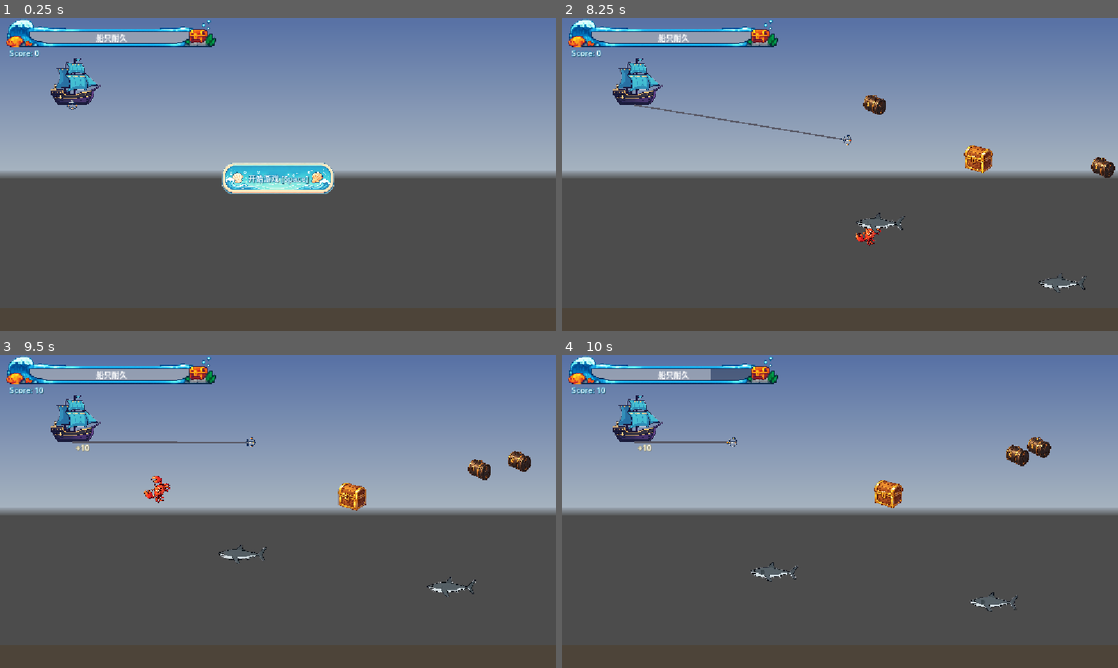
Above: before the commit, frames 1-4 (two rows, left to right).
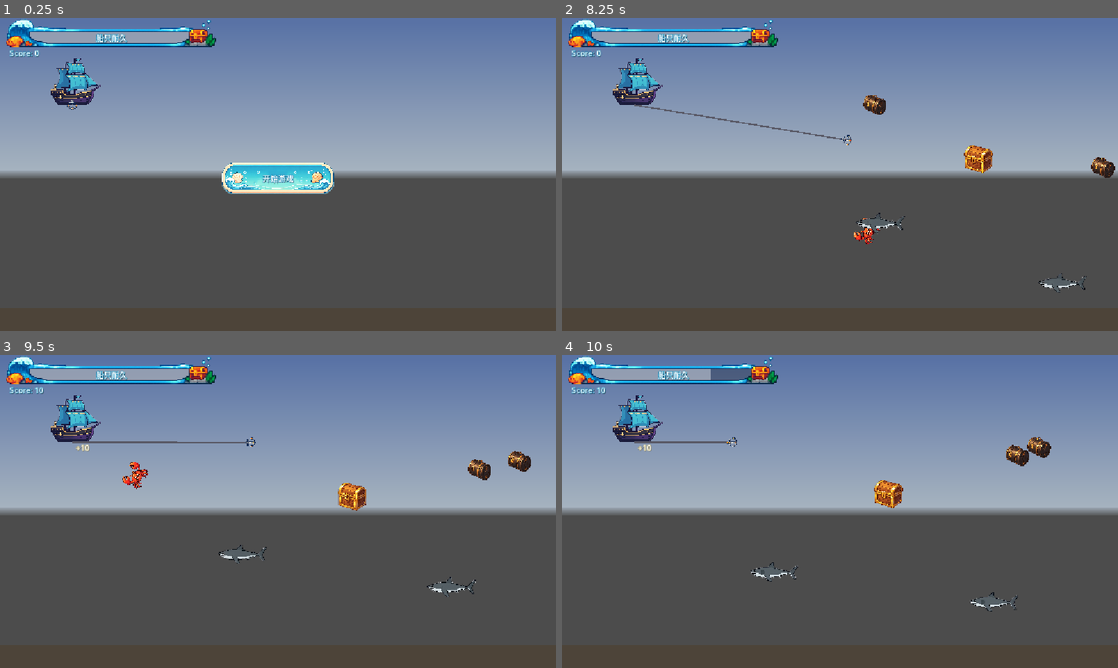
Above: after the commit, the same moments.

Repository: hysonger/anchor-loot
Game: Godot game, scene res://scenes/main.tscn
Two runs of this game, one before a commit and one after it. Both use one fixed random seed, a clock stepped at 60 frames per second and the inputs below. A sky picture missing from this copy of the repository is replaced by a grey-blue gradient.
Inputs (mouse positions are in pixels of both pictures, inside the frame that each line leads up to):
- Up to frame 1 (0.25 s): no input
- Up to frame 2 (8.25 s): click "开始游戏 [Space]" (after the commit: "开始游戏") at 0.5 s; tap Enter at 1.25 s; move the mouse to (962, 158) at 1.27 s; tap Space at 1.35, 1.52, 1.82, 2.1, 2.27, 2.57, 2.85, 3.6, 3.77, 4.07, 4.35, 4.52, 4.82, 5.1, 5.27, 5.57, 5.85, 6.6, 6.77, 7.07, 7.35, 7.52, 7.82, 8.1 s; click (962, 158) at 1.42 s; move the mouse to (728, 190) at 2.02 s; click (728, 190) at 2.17 s; move the mouse to (895, 105) at 2.77 s; click (895, 105) at 2.92 s; move the mouse to (812, 237) at 3.52 s; click (812, 237) at 3.67 s; move the mouse to (1006, 221) at 4.27 s; click (1006, 221) at 4.42 s; move the mouse to (673, 127) at 5.02 s; click (673, 127) at 5.17 s; move the mouse to (867, 174) at 5.77 s; click (867, 174) at 5.92 s; move the mouse to (756, 96) at 6.52 s; click (756, 96) at 6.67 s; move the mouse to (962, 158) at 7.27 s; click (962, 158) at 7.42 s; move the mouse to (728, 190) at 8.02 s; click (728, 190) at 8.17 s
- Up to frame 3 (9.5 s): tap Space at 8.27, 8.57, 8.85 s; move the mouse to (333, 442) at 8.77 s; click (333, 442) at 8.92 s
- Up to frame 4 (10 s): move the mouse to (812, 574) at 9.52 s; tap Space at 9.6, 9.77 s; click (812, 574) at 9.67 s

The runs differ from the first frame. In frame 1, 0.7% of the frame differs, in the area x 17-61%, y 4-57%; in frame 2, 0.3%; in frame 3, 0.5%; in frame 4, 0.1%.

Commit message:
更新游戏配置和贴图，拆分耐久条和开始游戏按钮场景，调整导出设置

Diff:
--- a/autoload/game.gd
+++ b/autoload/game.gd
@@ -47,7 +47,7 @@
 
 # ---- 攻击性鱼（AggressiveFish）----
 const AGGRO_DETECT_DIST   := 576.0
-const AGGRO_WINDUP_TIME   := 0.5
+const AGGRO_WINDUP_TIME   := 0.3
 const AGGRO_CHARGE_SPEED  := 320.0
 
 # ---- 宝藏（TreasureItem）----
--- a/project.godot
+++ b/project.godot
@@ -20,4 +20,9 @@
 
 [display]
 
+window/size/mode=2
 window/stretch/mode="canvas_items"
+
+[rendering]
+
+textures/vram_compression/import_etc2_astc=true
--- /dev/null
+++ b/scenes/durability_bar.tscn
@@ -0,0 +1,36 @@
+[gd_scene format=3 uid="uid://db85i404obyh2"]
+
+[ext_resource type="Theme" uid="uid://8b67ulv0qfx4" path="res://res/theme.tres" id="1_oha63"]
+[ext_resource type="LabelSettings" uid="uid://5qitupxm71og" path="res://res/label_settings.tres" id="2_r73nu"]
+[ext_resource type="Texture2D" uid="uid://cfd8axwpwx8dn" path="res://res/ui_hp_bar_bg_clip.png" id="3_avcw0"]
+
+[node name="DurabilityBar" type="ProgressBar" unique_id=462928597]
+offset_left = 57.0
+offset_top = 24.0
+offset_right = 391.0
+offset_bottom = 56.0
+mouse_filter = 2
+theme = ExtResource("1_oha63")
+value = 100.0
+show_percentage = false
+metadata/_edit_group_ = true
+
+[node name="Label" type="Label" parent="." unique_id=1302844358]
+layout_mode = 0
+offset_left = 15.0
+offset_right = 334.0
+offset_bottom = 34.0
+text = "船只耐久"
+label_settings = ExtResource("2_r73nu")
+horizontal_alignment = 1
+vertical_alignment = 1
+
+[node name="TextureRect" type="TextureRect" parent="." unique_id=1555534079]
+layout_mode = 0
+offset_left = -45.0
+offset_top = -22.0
+offset_right = 395.0
+offset_bottom = 42.0
+texture = ExtResource("3_avcw0")
+expand_mode = 2
+stretch_mode = 4
--- /dev/null
+++ b/scenes/hud.tscn
@@ -0,0 +1,39 @@
+[gd_scene format=3 uid="uid://c1yf5nxnjn48i"]
+
+[ext_resource type="PackedScene" uid="uid://db85i404obyh2" path="res://scenes/durability_bar.tscn" id="1_6fi6k"]
+[ext_resource type="Theme" uid="uid://8b67ulv0qfx4" path="res://res/theme.tres" id="2_uo2fv"]
+[ext_resource type="LabelSettings" uid="uid://5qitupxm71og" path="res://res/label_settings.tres" id="3_047uy"]
+[ext_resource type="PackedScene" uid="uid://bwy41l7d5yweb" path="res://scenes/start_button.tscn" id="4_5pdws"]
+
+[sub_resource type="LabelSettings" id="LabelSettings_85g3d"]
+font_size = 20
+outline_size = 4
+outline_color = Color(1.0588765e-06, 0.51909167, 0.7248655, 1)
+shadow_color = Color(0, 0, 0, 0.627451)
+
+[node name="HUD" type="CanvasLayer" unique_id=232882309]
+
+[node name="DurabilityBar" parent="." unique_id=462928597 instance=ExtResource("1_6fi6k")]
+
+[node name="ScoreLabel" type="Label" parent="." unique_id=1281524965]
+offset_left = 20.0
+offset_top = 61.0
+offset_right = 164.0
+offset_bottom = 85.0
+theme = ExtResource("2_uo2fv")
+text = "Score: 0"
+label_settings = ExtResource("3_047uy")
+vertical_alignment = 1
+
+[node name="MessageLabel" type="Label" parent="." unique_id=1311280828]
+offset_left = 475.0
+offset_top = 24.0
+offset_right = 1128.0
+offset_bottom = 64.0
+theme = ExtResource("2_uo2fv")
+text = "Anchor Loot"
+label_settings = SubResource("LabelSettings_85g3d")
+horizontal_alignment = 2
+vertical_alignment = 1
+
+[node name="StartButton" parent="." unique_id=494559653 instance=ExtResource("4_5pdws")]
--- a/scenes/main.tscn
+++ b/scenes/main.tscn
@@ -5,23 +5,7 @@
 [ext_resource type="Texture2D" uid="uid://dcfpbfbecv41o" path="res://res/bg_sky_sea2.png" id="2_tbgi4"]
 [ext_resource type="PackedScene" uid="uid://ddcku5q6ntjgr" path="res://scenes/ship.tscn" id="3_ship"]
 [ext_resource type="PackedScene" uid="uid://2nd43pddcdlb" path="res://scenes/anchor.tscn" id="4_anchor"]
-[ext_resource type="Texture2D" uid="uid://cfd8axwpwx8dn" path="res://res/ui_hp_bar_bg_clip.png" id="6_o6xl0"]
-[ext_resource type="Texture2D" uid="uid://cmx58ve2gj8p2" path="res://res/ui_btn_start_v2.png" id="6_tefeu"]
-[ext_resource type="Theme" uid="uid://8b67ulv0qfx4" path="res://res/theme.tres" id="6_tipki"]
-[ext_resource type="LabelSettings" uid="uid://5qitupxm71og" path="res://res/label_settings.tres" id="8_85g3d"]
-
-[sub_resource type="LabelSettings" id="LabelSettings_85g3d"]
-font_size = 20
-outline_size = 4
-outline_color = Color(1.0588765e-06, 0.51909167, 0.7248655, 1)
-shadow_color = Color(0, 0, 0, 0.627451)
-
-[sub_resource type="StyleBoxFlat" id="StyleBoxFlat_capsule"]
-bg_color = Color(0, 0, 0, 0.25)
-corner_radius_top_left = 28
-corner_radius_top_right = 28
-corner_radius_bottom_right = 28
-corner_radius_bottom_left = 28
+[ext_resource type="PackedScene" uid="uid://c1yf5nxnjn48i" path="res://scenes/hud.tscn" id="6_tefeu"]
 
 [node name="Main" type="Node2D" unique_id=854110732]
 script = ExtResource("1_main")
@@ -61,87 +45,12 @@
 
 [node name="Anchor" parent="." unique_id=1422301387 instance=ExtResource("4_anchor")]
 
-[node name="HUD" type="CanvasLayer" parent="." unique_id=455058947]
-
-[node name="DurabilityBar" type="ProgressBar" parent="HUD" unique_id=1228440353]
-offset_left = 57.0
-offset_top = 24.0
-offset_right = 391.0
-offset_bottom = 56.0
-mouse_filter = 2
-theme = ExtResource("6_tipki")
-value = 100.0
-show_percentage = false
-metadata/_edit_group_ = true
-
-[node name="Label" type="Label" parent="HUD/DurabilityBar" unique_id=607858717]
-layout_mode = 0
-offset_left = 15.0
-offset_right = 334.0
-offset_bottom = 34.0
-text = "船只耐久"
-horizontal_alignment = 1
-vertical_alignment = 1
-
-[node name="TextureRect" type="TextureRect" parent="HUD/DurabilityBar" unique_id=674978045]
-layout_mode = 0
-offset_left = -45.0
-offset_top = -22.0
-offset_right = 395.0
-offset_bottom = 42.0
-texture = ExtResource("6_o6xl0")
-expand_mode = 2
-stretch_mode = 4
-
-[node name="ScoreLabel" type="Label" parent="HUD" unique_id=707131598]
-offset_left = 20.0
-offset_top = 61.0
-offset_right = 164.0
-offset_bottom = 85.0
-theme = ExtResource("6_tipki")
-text = "Score: 0"
-label_settings = ExtResource("8_85g3d")
-vertical_alignment = 1
-
-[node name="MessageLabel" type="Label" parent="HUD" unique_id=227147785]
-offset_left = 475.0
-offset_top = 24.0
-offset_right = 1128.0
-offset_bottom = 64.0
-theme = ExtResource("6_tipki")
-text = "Anchor Loot"
-label_settings = SubResource("LabelSettings_85g3d")
-horizontal_alignment = 2
-vertical_alignment = 1
-
-[node name="StartButton" type="TextureButton" parent="HUD" unique_id=1352448102]
-offset_left = 460.0
-offset_top = 300.0
-offset_right = 692.0
-offset_bottom = 365.0
-texture_normal = ExtResource("6_tefeu")
-ignore_texture_size = true
-stretch_mode = 5
-
-[node name="StartBtnLabel" type="Label" parent="HUD/StartButton" unique_id=523573199]
-layout_mode = 0
-offset_right = 232.0
-offset_bottom = 65.0
-theme = ExtResource("6_tipki")
-text = "开始游戏 [Space]"
-label_settings = ExtResource("8_85g3d")
-horizontal_alignment = 1
-vertical_alignment = 1
-
-[node name="HoverOverlay" type="Panel" parent="HUD/StartButton" unique_id=-1153374643]
-layout_mode = 0
-offset_right = 232.0
-offset_bottom = 65.0
-mouse_filter = 2
-theme_override_styles/panel = SubResource("StyleBoxFlat_capsule")
+[node name="HUD" parent="." unique_id=232882309 instance=ExtResource("6_tefeu")]
 
 [node name="TipCleanTimer" type="Timer" parent="." unique_id=1657589178]
 wait_time = 5.0
 one_shot = true
 
 [connection signal="timeout" from="TipCleanTimer" to="." method="_on_timer_timeout"]
+
+[editable path="HUD"]
--- /dev/null
+++ b/scenes/start_button.tscn
@@ -0,0 +1,45 @@
+[gd_scene format=3 uid="uid://bwy41l7d5yweb"]
+
+[ext_resource type="Texture2D" uid="uid://cmx58ve2gj8p2" path="res://res/ui_btn_start_v2.png" id="1_jbgbd"]
+[ext_resource type="Theme" uid="uid://8b67ulv0qfx4" path="res://res/theme.tres" id="2_g46ki"]
+[ext_resource type="LabelSettings" uid="uid://5qitupxm71og" path="res://res/label_settings.tres" id="3_ynksu"]
+
+[sub_resource type="InputEventAction" id="InputEventAction_jbgbd"]
+action = &"ui_accept"
+
+[sub_resource type="Shortcut" id="Shortcut_g46ki"]
+events = [SubResource("InputEventAction_jbgbd")]
+
+[sub_resource type="StyleBoxFlat" id="StyleBoxFlat_capsule"]
+bg_color = Color(0, 0, 0, 0.25)
+corner_radius_top_left = 28
+corner_radius_top_right = 28
+corner_radius_bottom_right = 28
+corner_radius_bottom_left = 28
+
+[node name="StartButton" type="TextureButton" unique_id=494559653]
+offset_left = 460.0
+offset_top = 300.0
+offset_right = 692.0
+offset_bottom = 365.0
+shortcut = SubResource("Shortcut_g46ki")
+texture_normal = ExtResource("1_jbgbd")
+ignore_texture_size = true
+stretch_mode = 5
+
+[node name="StartBtnLabel" type="Label" parent="." unique_id=1963107455]
+layout_mode = 0
+offset_right = 232.0
+offset_bottom = 65.0
+theme = ExtResource("2_g46ki")
+text = "开始游戏 [Space]"
+label_settings = ExtResource("3_ynksu")
+horizontal_alignment = 1
+vertical_alignment = 1
+
+[node name="HoverOverlay" type="Panel" parent="." unique_id=1512038435]
+layout_mode = 0
+offset_right = 232.0
+offset_bottom = 65.0
+mouse_filter = 2
+theme_override_styles/panel = SubResource("StyleBoxFlat_capsule")
--- a/scripts/main.gd
+++ b/scripts/main.gd
@@ -37,12 +37,7 @@
 	Game.game_over.connect(_on_game_over)
 	Game.score_popup.connect(_on_score_popup)
 
-	# StartButton drives Game; build its Space shortcut in code.
-	var sc := Shortcut.new()
-	var ev := InputEventKey.new()
-	ev.physical_keycode = KEY_SPACE
-	sc.events.append(ev)
-	start_button.shortcut = sc
+	# StartButton drives Game. Connect to the func in Game
 	start_button.pressed.connect(Game.on_start_button_pressed)
 
 	# Hover overlay: start fully transparent.
@@ -66,7 +61,7 @@
 	match state:
 		Game.FlowState.READY:
 			message_label.text = ""
-			_apply_button(true, "开始游戏 [Space]")
+			_apply_button(true, "开始游戏")
 			_clear_popups()
 			spawner.clear_all()
 		Game.FlowState.PLAYING:
@@ -76,7 +71,7 @@
 			tip_clean_timer.call_deferred("start")
 		Game.FlowState.GAME_OVER:
 			message_label.text = "GAME OVER"
-			_apply_button(true, "重新开始 [Space]")
+			_apply_button(true, "重新开始")
 			_clear_popups()
 			spawner.clear_all()
 
Not shown, added: export_presets.cfg
Binary file changed: res/ui_btn_start_v2.png
Not shown, changed: .gitignore
